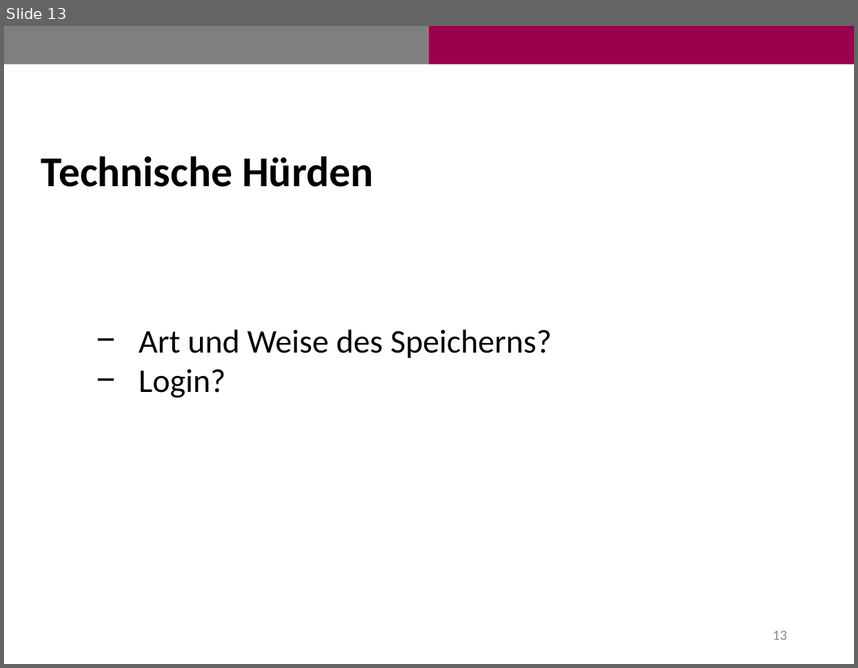
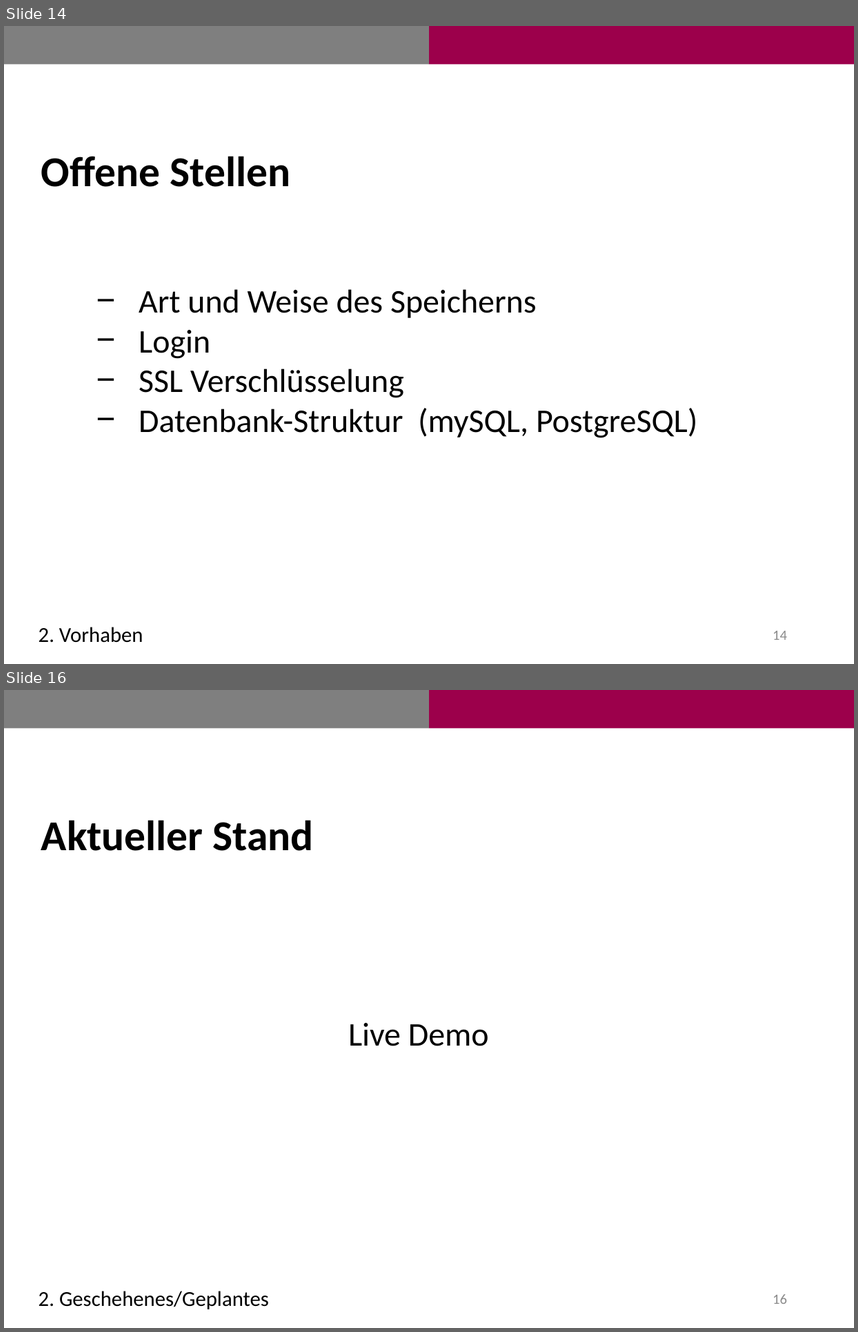
Before and after one commit to fairly99/Transkriptions-Werkzeug, a slide deck: Antrittspräsentation.pptx. Shown one above the other, each under a label of ours: slide 13 before the commit, slides 14 and 16 after it; the slides between them are not shown. The pictures are 858x668 and 858x1332 pixels, drawn with LibreOffice and Linux fonts; fonts in the diff are those of the drawing. Boxes give left, top, right and bottom in pixels: in the first picture for what was removed or moved away, otherwise in the second. Text is boxed around its words. In the diff, an @@ line names an element or a change of style, - is before the commit and + after.

```diff
--- a/Antrittspräsentation.pptx
+++ b/Antrittspräsentation.pptx
@@ slide 16 added at [4, 690, 854, 1328], background #FFFFFF @@
@@ rectangle added at [4, 690, 429, 728], fill #7F7F7F @@
@@ rectangle added at [429, 690, 854, 728], fill #9C004B @@
@@ text added at [41, 820, 314, 851], 36 pt, text #000000, bold @@
+Aktueller Stand
@@ text added at [348, 1023, 489, 1046], 28 pt, text #000000 @@
+Live Demo
@@ text added at [38, 1290, 269, 1309], 18 pt, text #000000 @@
+2. Geschehenes/Geplantes
@@ page number added at [773, 1294, 787, 1303], 12 pt, text #8C8C8C @@
+16
@@ what was slide 13 is now slide 14 @@
@@ slide 14 changed as well @@
@@ text at [41, 156, 290, 187]: text changed @@
-Technische Hürden
+Offene Stellen
@@ text at [139, 289, 697, 438]: text changed @@
-− Art und Weise des Speicherns?
-− Login?
+− Art und Weise des Speicherns
+− Login
+− SSL Verschlüsselung
+− Datenbank-Struktur (mySQL, PostgreSQL)
@@ text added at [38, 626, 143, 642], 18 pt, text #000000 @@
+2. Vorhaben
@@ page number at [773, 630, 787, 639]: text changed @@
-13
+14
```
Also in this commit, not shown: 10 other slides changed, 6 other slides added, 6 slides removed, 2 other files.
